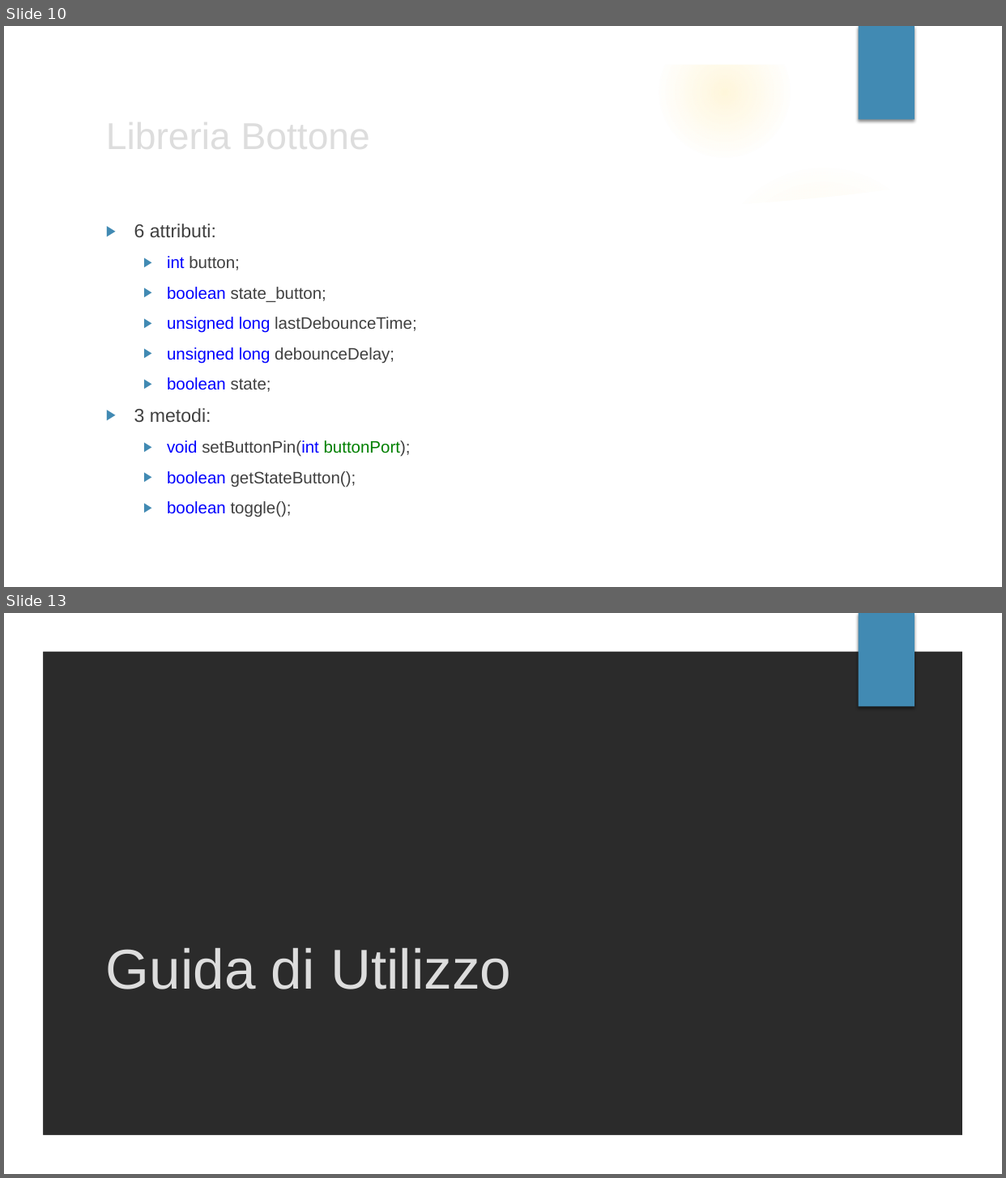
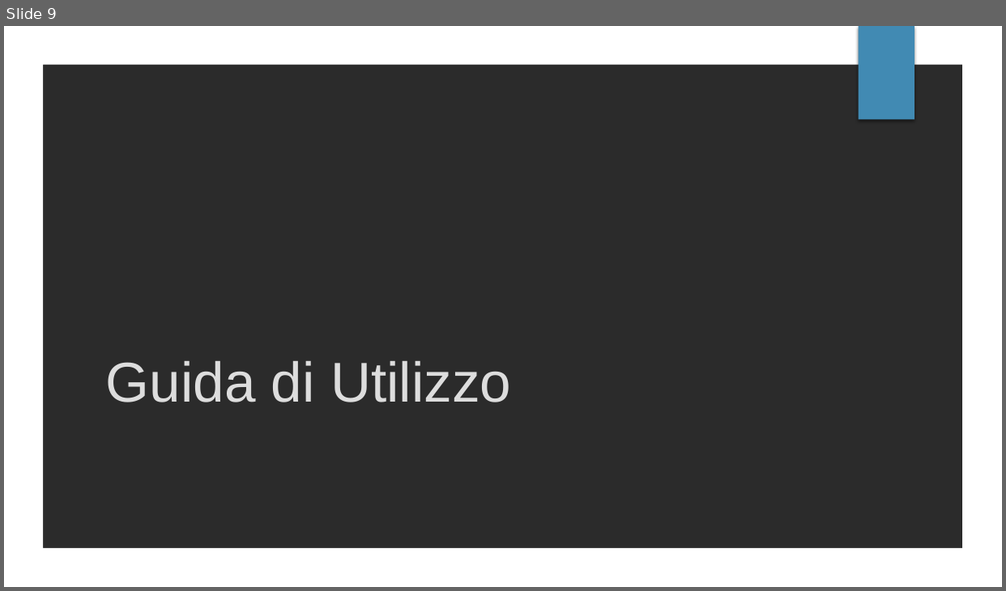
Before and after one commit to mattiaruberto/Progetto2, a slide deck: Presentazione/PROGETTO 2.pptx. Shown one above the other, each under a label of ours: slides 10 and 13 before the commit, slide 9 after it; the slides between them are not shown. The pictures are 1006x1178 and 1006x591 pixels, drawn with LibreOffice and Linux fonts; fonts in the diff are those of the drawing; background and template pictures are left out; a plain dark background stands for a picture behind light text. Boxes give left, top, right and bottom in pixels: in the first picture for what was removed or moved away, otherwise in the second. Text is boxed around its words. In the diff, an @@ line names an element or a change of style, - is before the commit and + after.

```diff
--- a/Presentazione/PROGETTO 2.pptx
+++ b/Presentazione/PROGETTO 2.pptx
@@ slide 10 removed at [4, 26, 1002, 587], background picture (left out); not listed: 2 template elements that a slide beside it also shows @@
@@ title removed at [98, 105, 816, 163] @@
-Libreria Bottone
@@ group removed at [4, 27, 971, 587]: 5 ellipses, 2 freeform shapes @@
@@ text removed at [134, 224, 417, 518] @@
-▶ 6 attributi:
-  ▶ int button;
-  ▶ boolean state_button;
-  ▶ unsigned long lastDebounceTime;
-  ▶ unsigned long debounceDelay;
-  ▶ boolean state;
-▶ 3 metodi:
-  ▶ void setButtonPin(int buttonPort);
-  ▶ boolean getStateButton();
-  ▶ boolean toggle();
@@ what was slide 13 is now slide 9 @@
```
Also in this commit, not shown: 1 slide added, 4 other slides removed, 1 other file.
